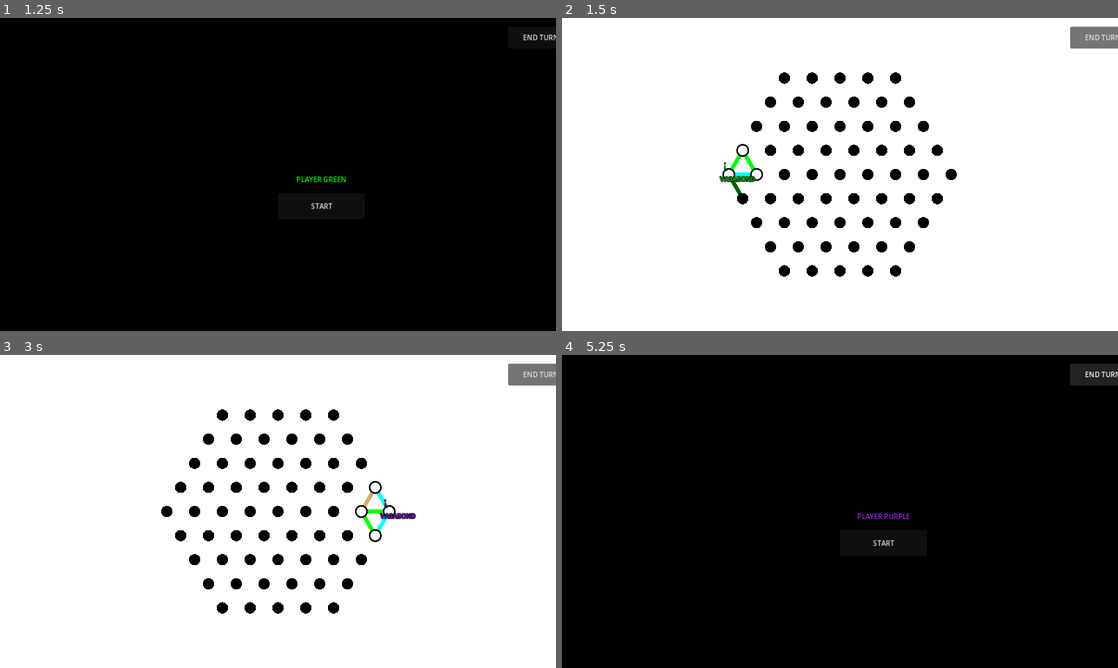
Above: before the commit, frames 1-4 (two rows, left to right).
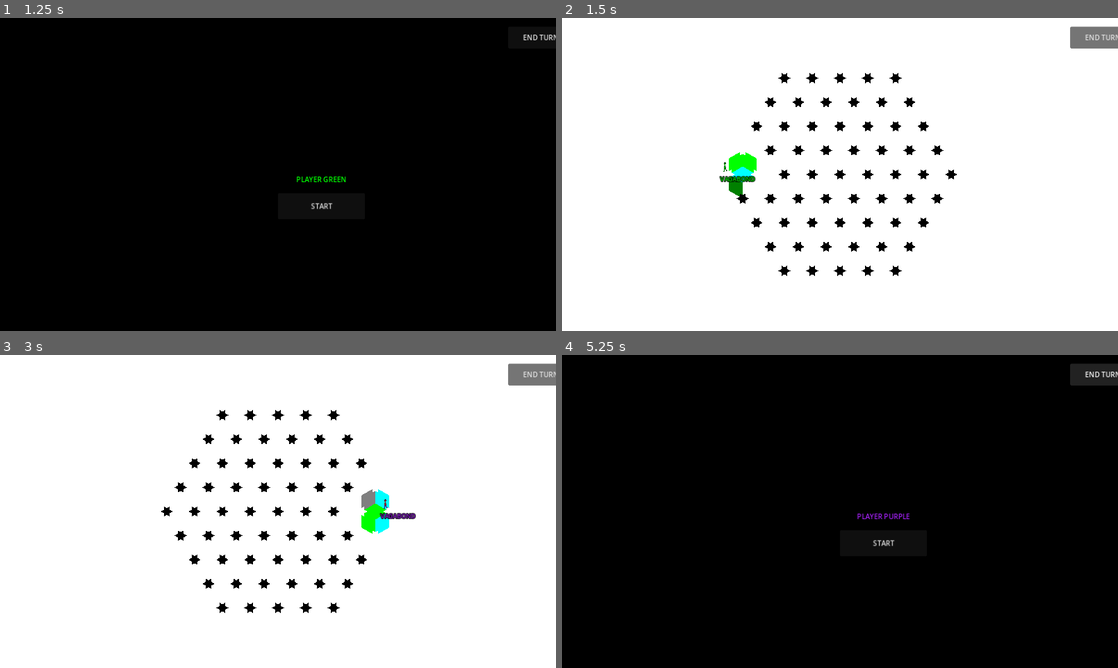
Above: after the commit, the same moments.

Repository: Cy13eruna/VyV
Game: Godot game, scene res://main.tscn
The game is run twice, just before and just after one commit, with the same random seed, the same clock (stepped at 60 frames per second) and the same inputs.
Inputs:
- Up to frame 1 (1.25 s): click "2" at 0.5 s
- Up to frame 2 (1.5 s): click "START" at 1.25 s
- Up to frame 3 (3 s): click "END TURN" at 2 s; click "START" at 2.75 s
- Up to frame 4 (5.25 s): click "END TURN" at 3.5 s; click "START" at 4.25 s; click "END TURN" at 5 s

Frame 1 is identical in both runs. In frame 2, 1.7% of the frame differs, in the area x 28-71%, y 17-83%; in frame 3, 1.9%, in the area x 29-72%, y 17-83%; in frame 4, nothing differs.

Commit message:
Grid Visuals Enhanced

Diff:
--- a/src/systems/grid/GridPainter.gd
+++ b/src/systems/grid/GridPainter.gd
@@ -8,15 +8,14 @@
 
 var tile_size: float = 64.0
 var grid_data = null
-var terrain_ref: RefCounted # Injetado pelo Main.gd (res://src/systems/Terrain.gd)
+var terrain_ref: RefCounted
 
-# --- ESTADO DE VISIBILIDADE (Injetado pelo VisibilityManager) ---
-var lit_nodes: Array = []        # Nós adjacentes a unidades (acesos)
-var revealed_edges: Array = []   # Arestas descobertas (chaves/strings)
+# --- ESTADO DE VISIBILIDADE ---
+var lit_nodes: Array = []
+var revealed_edges: Array = []
 
 # Configurações Visuais
-const LINE_WIDTH = 8.0
-const NODE_RADIUS = 13.0
+const NODE_RADIUS = 14.0
 const COLOR_OFF = Color.BLACK
 const COLOR_ON = Color.WHITE
 
@@ -24,24 +23,20 @@
 	_create_layers()
 
 func _create_layers() -> void:
-	# 1. Camada de Arestas
 	edges_layer = Node2D.new()
 	edges_layer.name = "EdgesLayer"
 	add_child(edges_layer)
 	edges_layer.draw.connect(_draw_edges)
 
-	# 2. Camada de Domínios (Reservado para o futuro)
 	var domains_layer = Node2D.new()
 	domains_layer.name = "DomainsLayer"
 	add_child(domains_layer)
 
-	# 3. Camada de Indicadores de Movimento
 	indicators_layer = Node2D.new()
 	indicators_layer.name = "IndicatorsLayer"
 	add_child(indicators_layer)
 	indicators_layer.draw.connect(_draw_indicators)
 
-	# 4. Camada de Nódulos (Acima de tudo)
 	nodes_layer = Node2D.new()
 	nodes_layer.name = "NodesLayer"
 	add_child(nodes_layer)
@@ -53,8 +48,6 @@
 	lit_nodes.clear()
 	revealed_edges.clear()
 	_refresh_all()
-
-# --- INTERFACE DE ATUALIZAÇÃO ---
 
 func refresh_fog_layers() -> void:
 	edges_layer.queue_redraw()
@@ -75,29 +68,56 @@
 func _draw_edges() -> void:
 	if not grid_data or not terrain_ref: return
 
-	# Desenha apenas as arestas que estão na lista de reveladas pela visibilidade
+	# Para um encaixe perfeito no grid hexagonal:
+	# A largura do losango (distância entre pontas obtusas) deve ser tile_size / sqrt(3)
+	var diamond_width = tile_size / 1.73205
+
 	for edge_key in revealed_edges:
 		var points = _parse_edge_key(edge_key)
 		if points.size() == 2:
-			# Obtém a cor baseada no terreno definido no Terrain.gd
-			var edge_color = terrain_ref.get_edge_color(points[0], points[1])
+			var p1 = points[0]
+			var p2 = points[1]
+			var edge_color = terrain_ref.get_edge_color(p1, p2)
 
-			# Desenha a linha da aresta com a cor do terreno
-			edges_layer.draw_line(points[0], points[1], edge_color, LINE_WIDTH, true)
+			var mid = (p1 + p2) / 2.0
+			var dir = (p2 - p1).normalized()
+			var perp = Vector2(-dir.y, dir.x) * (diamond_width / 2.0)
+
+			var diamond_points = PackedVector2Array([
+				p1,           # Ponta aguda 1
+				mid + perp,   # Ponta obtusa 1 (Centro do triângulo adjacente)
+				p2,           # Ponta aguda 2
+				mid - perp    # Ponta obtusa 2 (Centro do triângulo adjacente)
+			])
+
+			edges_layer.draw_colored_polygon(diamond_points, edge_color)
 
 func _draw_nodes() -> void:
 	if not grid_data: return
 
 	for node_pos in grid_data.nodes.keys():
 		var is_lit = node_pos in lit_nodes
+		var color = COLOR_ON if is_lit else COLOR_OFF
+		_draw_hexagram(nodes_layer, node_pos, NODE_RADIUS, color)
 
-		# Fog of War: Preto se não estiver "aceso", Branco se estiver
-		var color = COLOR_ON if is_lit else COLOR_OFF
-		nodes_layer.draw_circle(node_pos, NODE_RADIUS, color)
+func _draw_hexagram(canvas: CanvasItem, pos: Vector2, radius: float, color: Color) -> void:
+	# Rotação de 30 graus: alteramos o ponto de partida de -90 para -60 graus
+	var rotation_offset = deg_to_rad(-60)
 
-		if is_lit:
-			# Borda de definição para nós visíveis
-			nodes_layer.draw_arc(node_pos, NODE_RADIUS, 0, TAU, 32, Color.BLACK, 2.5, true)
+	# Triângulo 1
+	var t1 = PackedVector2Array()
+	for i in range(3):
+		var angle = rotation_offset + deg_to_rad(i * 120)
+		t1.append(pos + Vector2(cos(angle), sin(angle)) * radius)
+
+	# Triângulo 2 (Invertido em relação ao T1 rotacionado)
+	var t2 = PackedVector2Array()
+	for i in range(3):
+		var angle = rotation_offset + deg_to_rad(i * 120 + 60)
+		t2.append(pos + Vector2(cos(angle), sin(angle)) * radius)
+
+	canvas.draw_colored_polygon(t1, color)
+	canvas.draw_colored_polygon(t2, color)
 
 func _draw_indicators() -> void:
 	if not indicators_layer.has_meta("reachable"): return
@@ -107,22 +127,13 @@
 	var target_radius = tile_size * 0.35
 
 	for pos in reachable:
-		var steps = 8
-		for i in range(steps, 0, -1):
-			var r = (target_radius / steps) * i
-			var alpha = lerp(0.0, 0.4, float(i) / steps)
-			var color = base_color
-			color.a = alpha
-			indicators_layer.draw_circle(pos, r, color)
-
-		var border_color = base_color
-		border_color.a = 0.5
-		indicators_layer.draw_arc(pos, target_radius, 0, TAU, 32, border_color, 2.0, true)
+		var color = base_color
+		color.a = 0.4
+		_draw_hexagram(indicators_layer, pos, target_radius, color)
 
 # --- UTILITÁRIOS ---
 
 func _parse_edge_key(key: String) -> Array:
-	# O formato esperado da key é "Vector2_Vector2" conforme gerado no Terrain.gd
 	var parts = key.replace("(", "").replace(")", "").split("_")
 	if parts.size() == 2:
 		var p1_raw = parts[0].split(",")
--- a/src/systems/terrain/Terrain.gd
+++ b/src/systems/terrain/Terrain.gd
@@ -5,8 +5,8 @@
 
 const DATA = {
 	Type.PLAINS: {"color": Color.GREEN, "move": true, "vis": true},
-	Type.HILLS:  {"color": Color(0.8, 0.7, 0.4), "move": false, "vis": false},
-	Type.WOODS:  {"color": Color(0.0, 0.4, 0.0), "move": true, "vis": false},
+	Type.HILLS:  {"color": Color(0.5, 0.5, 0.5), "move": false, "vis": false},
+	Type.WOODS:  {"color": Color(0.0, 0.5, 0.0), "move": true, "vis": false},
 	Type.WATERS: {"color": Color.CYAN, "move": false, "vis": true}
 }
 
